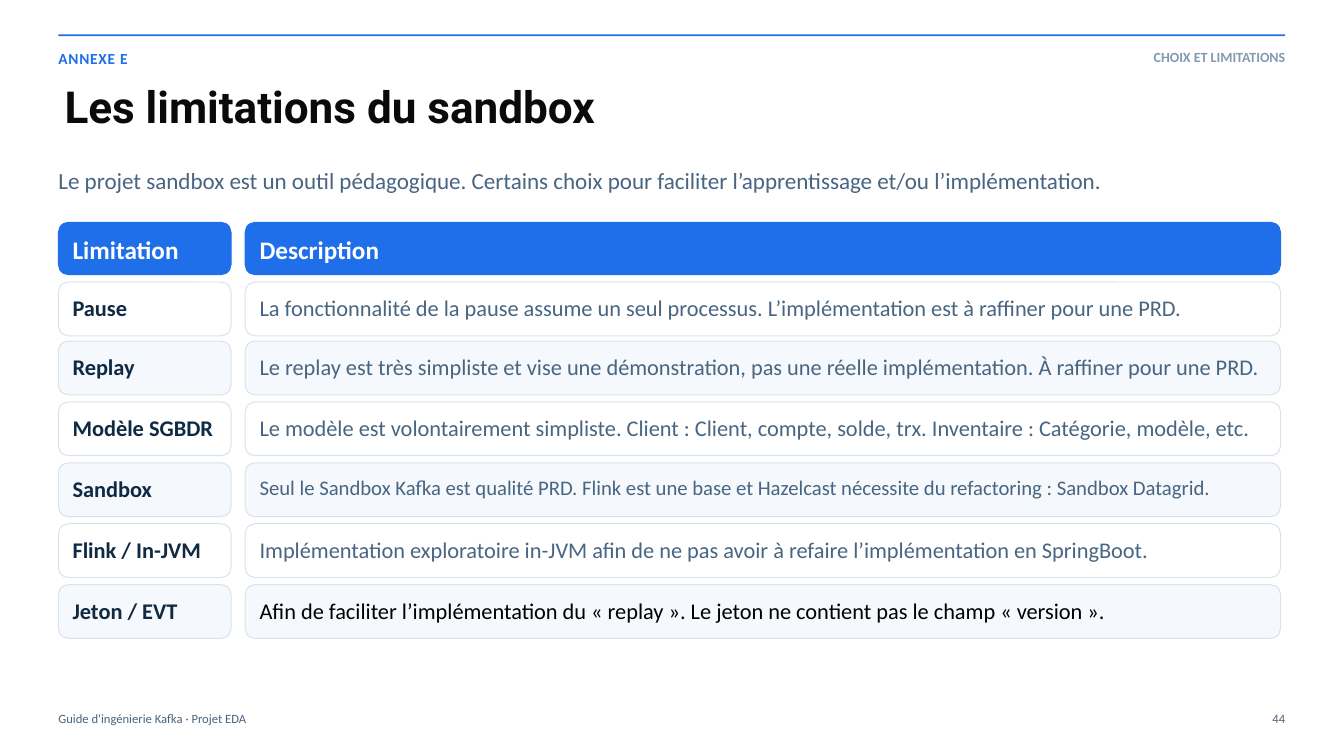
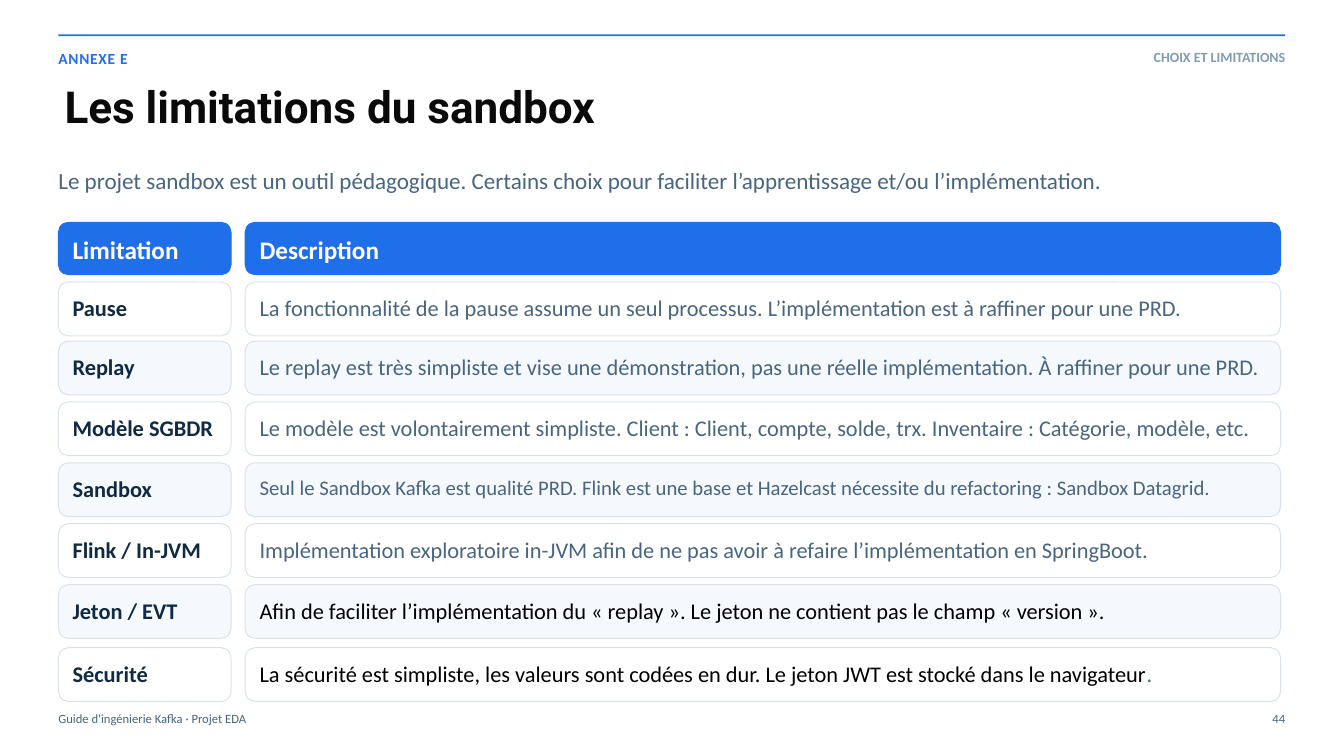
Before and after one commit to rdemers/org-rd-fullstack-springboot-eda, a slide deck: slide 44 of doc/presentation/org-rd-fullstack-springboot-eda-fr.pptx. Drawn at 1344x756 pixels with LibreOffice and Linux fonts; fonts in the diff are those of the drawing. Boxes give left, top, right and bottom in pixels: in the first picture for what was removed or moved away, otherwise in the second. Text is boxed around its words. In the diff, an @@ line names an element or a change of style, - is before the commit and + after.

Commit message:
Fix presentation (last slide). Signed-off-by: Real Demers <real.demers@gmail.com>

```diff
--- a/doc/presentation/org-rd-fullstack-springboot-eda-fr.pptx
+++ b/doc/presentation/org-rd-fullstack-springboot-eda-fr.pptx
@@ rounded rectangle added at [58,648,231,702], fill #FFFFFF, outline #D9E2EC 0.7 pt @@
@@ rounded rectangle added at [245,648,1280,702], fill #FFFFFF, outline #D9E2EC 0.7 pt @@
@@ text added at [73,666,148,682], 16 pt, text #102A43, bold @@
+Sécurité
@@ text added at [260,666,1152,686], 16 pt, text #000000 @@
+La sécurité est simpliste, les valeurs sont codées en dur. Le jeton JWT est stocké dans le navigateur.
```
Also in this commit, not shown: 3 other files.
